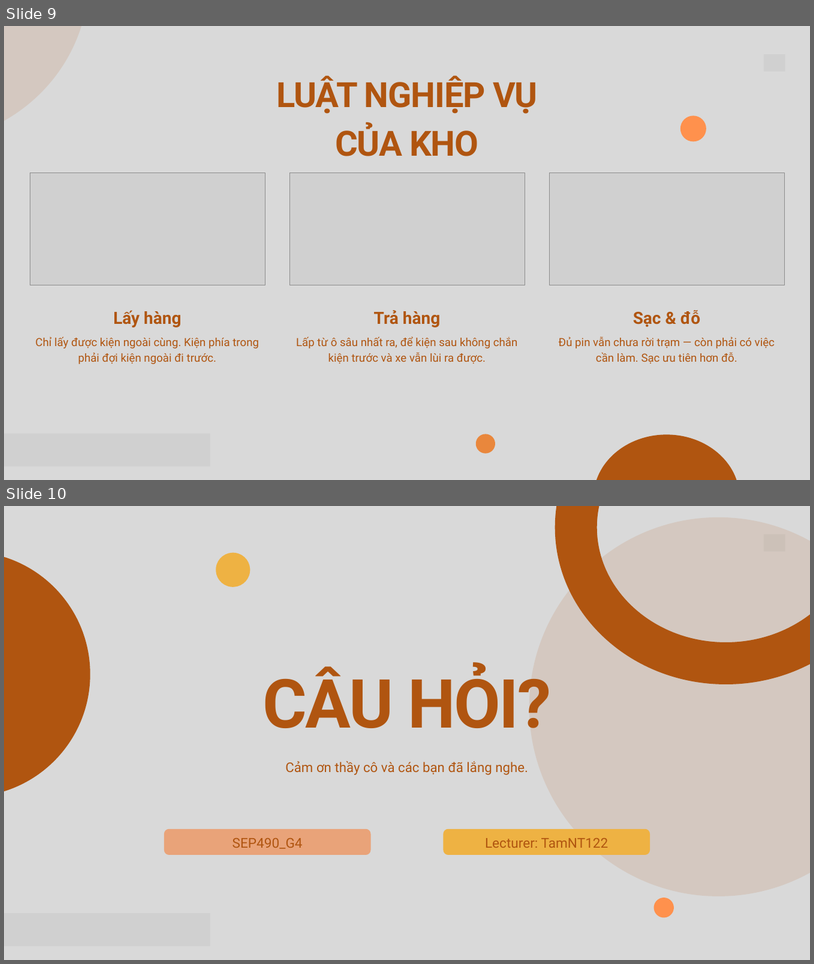
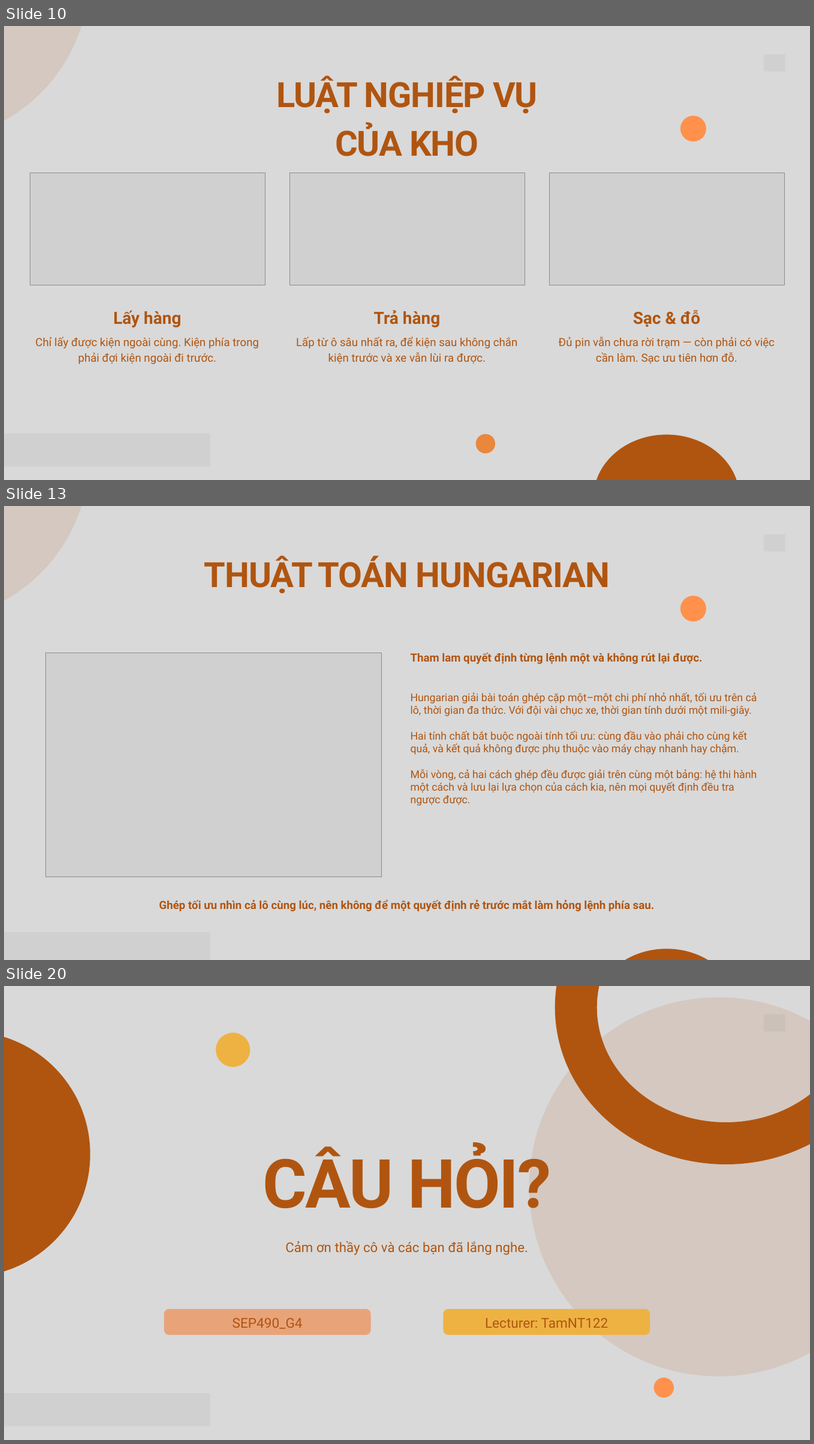
Before and after one commit to arishem51/wes, a slide deck: slide/WES-SEP490_G4.pptx. Shown one above the other, each under a label of ours: slides 9 and 10 before the commit, slides 10, 13 and 20 after it; the slides between them are not shown. The pictures are 814x964 and 814x1444 pixels, drawn with LibreOffice and Linux fonts; fonts in the diff are those of the drawing; grey boxes stand for pictures. Boxes give left, top, right and bottom in pixels: in the first picture for what was removed or moved away, otherwise in the second. Text is boxed around its words. In the diff, an @@ line names an element or a change of style, - is before the commit and + after.

```diff
--- a/slide/WES-SEP490_G4.pptx
+++ b/slide/WES-SEP490_G4.pptx
@@ slide 13 added at <box>4,506,810,960</box>, background #D9D9D9 @@
@@ freeform shape added at <box>4,506,89,622</box>, fill #B05510 at 12% opacity @@
@@ freeform shape added at <box>4,506,88,591</box>, outline #B05510 75 pt @@
@@ picture added at <box>764,534,785,551</box> @@
@@ text added at <box>204,556,610,594</box>, 62 pt, text #B05510, bold @@
+THUẬT TOÁN HUNGARIAN
@@ freeform shape added at <box>681,595,707,621</box>, fill #FF914D @@
@@ picture added at <box>45,653,381,877</box> @@
@@ text added at <box>411,652,702,664</box>, 20 pt, text #B05510, bold @@
+Tham lam quyết định từng lệnh một và không rút lại được.
@@ text added at <box>411,692,758,805</box>, 19 pt, text #B05510 @@
+Hungarian giải bài toán ghép cặp một–một chi phí nhỏ nhất, tối ưu trên cả lô, thời gian đa thức. Với đội vài chục xe, thời gian tính dưới một mili-giây.
+Hai tính chất bắt buộc ngoài tính tối ưu: cùng đầu vào phải cho cùng kết quả, và kết quả không được phụ thuộc vào máy chạy nhanh hay chậm.
+Mỗi vòng, cả hai cách ghép đều được giải trên cùng một bảng: hệ thi hành một cách và lưu lại lựa chọn của cách kia, nên mọi quyết định đều tra ngược được.
@@ text added at <box>159,899,655,911</box>, 20 pt, text #B05510, bold @@
+Ghép tối ưu nhìn cả lô cùng lúc, nên không để một quyết định rẻ trước mắt làm hỏng lệnh phía sau.
@@ picture added at <box>4,932,210,960</box> @@
@@ freeform shape added at <box>594,948,740,960</box>, fill #B05510 @@
@@ what was slide 9 is now slide 10 @@
@@ what was slide 10 is now slide 20 @@
```
Also in this commit, not shown: 2 slides changed, 9 other slides added, 8 other files.
